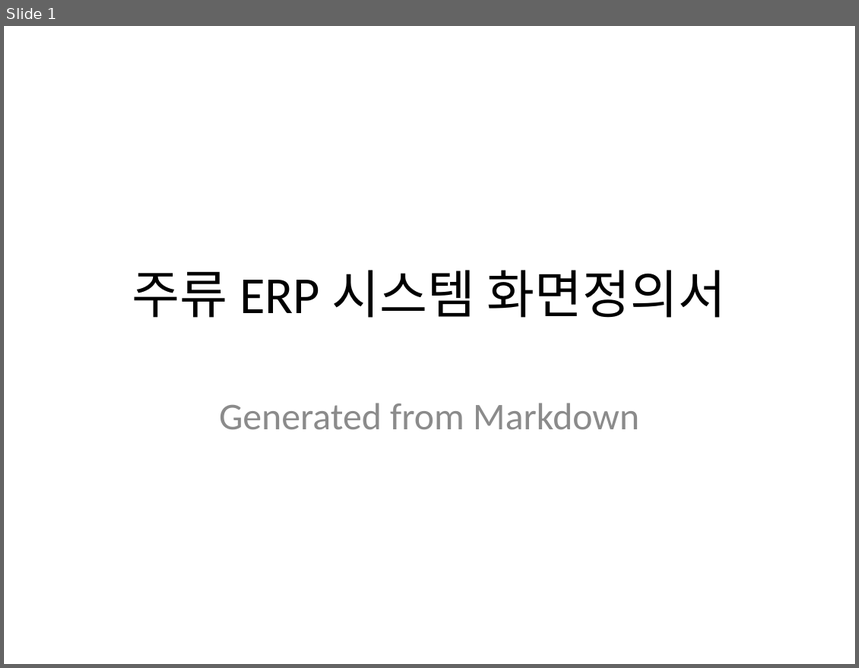
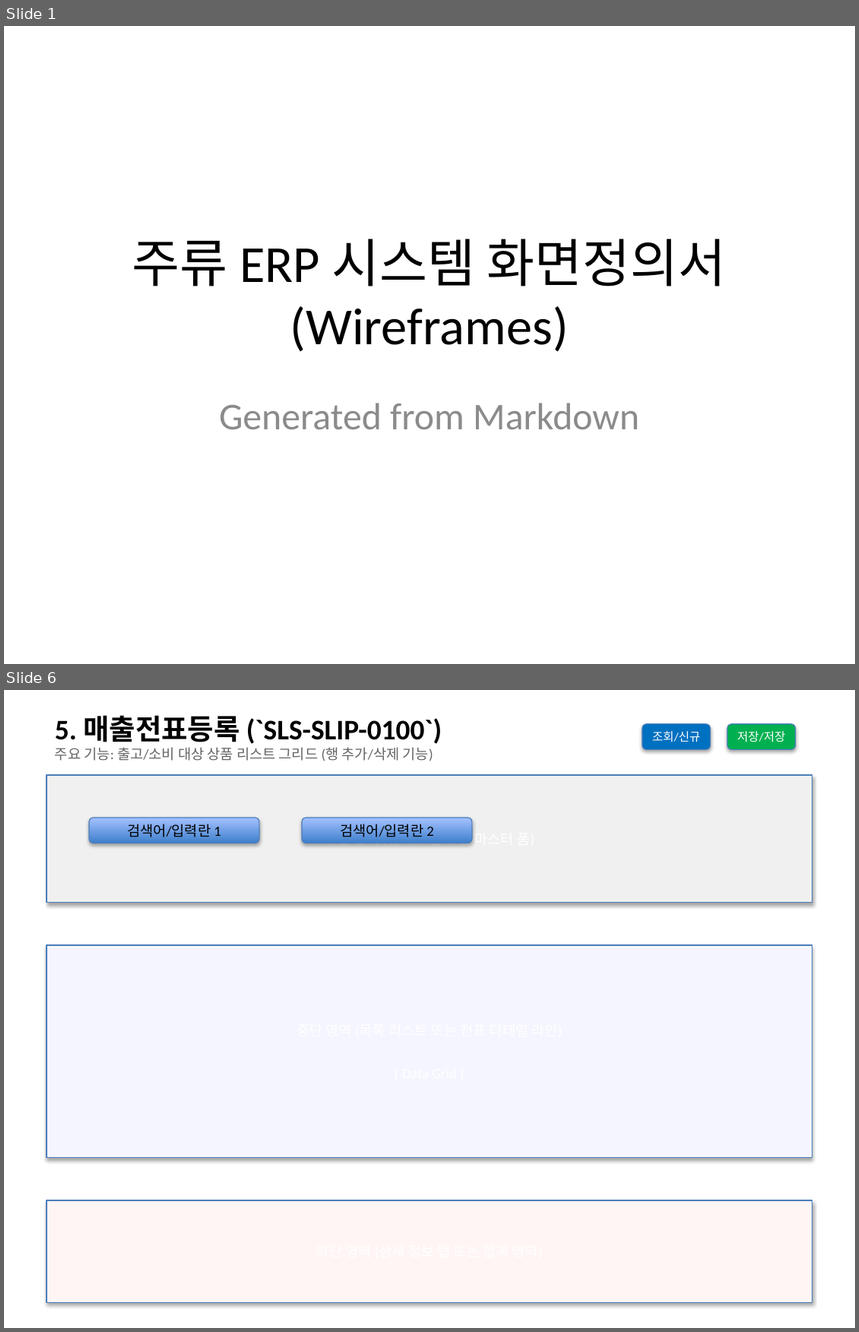
Before and after one commit to sooil-c/PSA-DOCS, a slide deck: 02_설계/화면정의서.pptx. Shown one above the other, each under a label of ours: slide 1 before the commit, slides 1 and 6 after it; the slides between them are not shown. The pictures are 859x668 and 859x1332 pixels, drawn with LibreOffice and Linux fonts; fonts in the diff are those of the drawing. Boxes give left, top, right and bottom in pixels: in the first picture for what was removed or moved away, otherwise in the second. Text is boxed around its words. In the diff, an @@ line names an element or a change of style, - is before the commit and + after.

```diff
--- a/02_설계/화면정의서.pptx
+++ b/02_설계/화면정의서.pptx
@@ slide 6 added at (x1=4, y1=690, x2=855, y2=1328), background #FFFFFF @@
@@ text added at (x1=55, y1=715, x2=442, y2=744), 24 pt, text #000000, bold @@
+5. 매출전표등록 (`SLS-SLIP-0100`)
@@ rounded rectangle added at (x1=642, y1=724, x2=711, y2=749), fill #0070C0, outline #4B7EBC 0.75 pt, 10 pt, text #FFFFFF @@
+조회/신규
@@ rounded rectangle added at (x1=728, y1=724, x2=796, y2=749), fill #00B050, outline #4B7EBC 0.75 pt, 10 pt, text #FFFFFF @@
+저장/저장
@@ text added at (x1=55, y1=747, x2=433, y2=761), 12 pt, text #646464 @@
+주요 기능: 출고/소비 대상 상품 리스트 그리드 (행 추가/삭제 기능)
@@ rectangle added at (x1=47, y1=775, x2=813, y2=903), fill #F0F0F0, outline #4B7EBC 0.75 pt, 12 pt, text #FFFFFF @@
+상단 영역 (검색 조건 또는 마스터 폼)
@@ rounded rectangle added at (x1=89, y1=818, x2=259, y2=844), fill gradient #3F80CE to #A4C4FF, outline #4B7EBC 0.75 pt, 12 pt, text #000000 @@
+검색어/입력란 1
@@ rounded rectangle added at (x1=302, y1=818, x2=472, y2=844), fill gradient #3F80CE to #A4C4FF, outline #4B7EBC 0.75 pt, 12 pt, text #000000 @@
+검색어/입력란 2
@@ rectangle added at (x1=47, y1=945, x2=813, y2=1158), fill #F5F5FF, outline #4B7EBC 0.75 pt @@
@@ rectangle added at (x1=47, y1=1201, x2=813, y2=1303), fill #FFF5F5, outline #4B7EBC 0.75 pt @@
@@ slide 1 changed as well @@
@@ title at (x1=132, y1=239, x2=727, y2=352): text changed @@
-주류 ERP 시스템 화면정의서
+주류 ERP 시스템 화면정의서 (Wireframes)
```
Also in this commit, not shown: 5 other slides changed, 3 other slides added, 4 slides removed.
